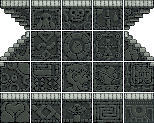
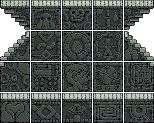
Layered file, before and after one edit (154px x 123px). Changes by layer:
painted on "Layer 1" over [124, 101, 154, 123]
